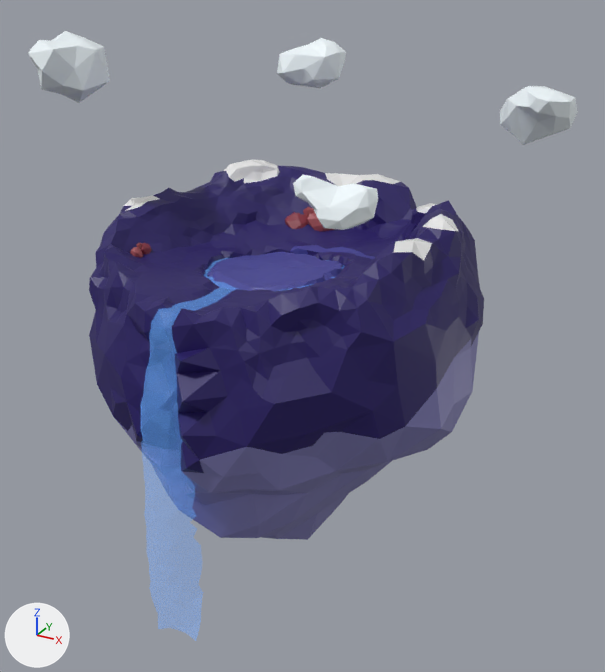
Before and after pictures for a commit that changed the glTF model public/assets/models/terrain.glb.
Before and after are seen from a 50 mm camera at (25.6, -43.3, 17.0) aimed at (0.7, 1.9, -5.6). The axes (+X, +Y, +Z) are drawn at lower left. The lights are the same throughout. Where no turn or scale is listed for an object, it has been applied to the vertices. Vertices at the same position are counted once.

In view in the first picture: 'Isla'.
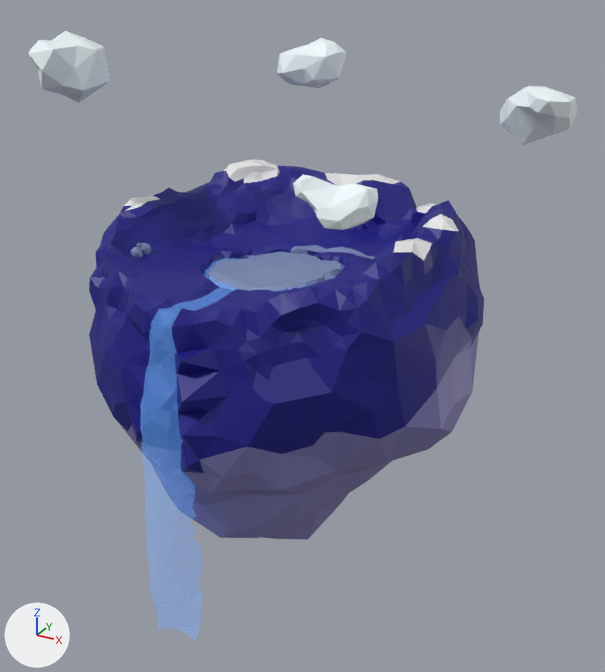
Commit message: changed terrain colors

Changed parts and their boxes [x1, y1, x2, y2] in the pictures (605 x 672 px):
```json
{"object": "Isla", "change": "recoloured, reshaped", "before": [28, 31, 578, 641], "after": [28, 31, 578, 641]}
{"part": 1, "of": "me_icosphere_003", "change": "deleted", "before": [307, 212, 335, 232]}
{"part": 2, "of": "me_icosphere_003", "change": "deleted", "before": [285, 212, 308, 229]}
{"part": 3, "of": "me_icosphere_003", "change": "deleted", "before": [303, 207, 314, 217]}
{"part": 4, "of": "me_icosphere_003", "change": "deleted", "before": [229, 256, 250, 259]}
{"part": 5, "of": "me_icosphere_003", "change": "recoloured", "before": [130, 242, 143, 258], "after": [130, 242, 143, 258]}
{"part": 6, "of": "me_icosphere_003", "change": "recoloured", "before": [140, 243, 152, 254], "after": [140, 243, 152, 254]}
```

Scene script edits in JSON lines:
```json
{"op": "set", "path": "mat_terreno_base.base_color", "old": "(0.0182, 0.00802, 0.125)", "new": "(0.00802, 0.00518, 0.216)", "note": "dark blue #251663 -> blue #161080"}
{"op": "set", "path": "mat_terreno___verde.base_color", "old": "(0.059, 0.0574, 0.3)", "new": "(0.198, 0.258, 0.451)", "note": "blue #454495 -> blue #7b8bb3"}
{"block": "me_icosphere_003", "where": "# used by ob_isla; location = (0.0, 0.17, -0.35)"}
{"block": "me_icosphere_003", "where": "# verts and faces of me_icosphere_003; kept vertices keep their numbers, new ones are numbered from 2855"}
{"block": "me_icosphere_003", "where": "# before: 856 (-4.2, 0.7, -0.5), 1347 (-3.0, 1.3, -0.2) at pixel (249, 257), 1370 (-2.9, 0.4, 0.0) at pixel (242, 259), 1437 (-4.0, -0.3, 0.0) at pixel (224, 259), 1444 (-3.9, 1.2, -0.4)"}
{"block": "me_icosphere_003", "where": "# before: 1462 (-3.8, 0.7, -0.1) at pixel (235, 257), 1464 (-3.6, 1.7, -0.3) at pixel (245, 255)"}
{"op": "remove", "block": "me_icosphere_003", "code": "me_icosphere_003.from_pydata(...)  # 2855 vertices, 5546 faces; spans x -15.3..16.3, y -12.0..15.6, z -23.6..13.8"}
{"op": "add", "block": "me_icosphere_003", "code": "me_icosphere_003.from_pydata(...)  # 2768 vertices, 5380 faces; spans x -15.3..16.3, y -12.0..15.6, z -23.6..13.8"}
{"block": "me_icosphere_003", "change": "me_icosphere_003 part 1: the loose piece of 40 vertices spanning x -2.3..0.3, y 6.7..9.1, z -0.5..1.7 is deleted"}
{"block": "me_icosphere_003", "change": "me_icosphere_003 part 2: the loose piece of 33 vertices spanning x -3.8..-1.6, y 6.1..8.0, z -0.2..1.5 is deleted"}
{"block": "me_icosphere_003", "change": "me_icosphere_003 part 3: the loose piece of 13 vertices spanning x -2.5..-1.4, y 7.4..8.0, z 0.9..1.9 is deleted"}
{"block": "me_icosphere_003", "change": "me_icosphere_003 part 4"}
{"op": "add", "block": "me_icosphere_003", "code": "delete_vertices([1462])  # with the faces that use them"}
{"block": "me_icosphere_003", "change": "me_icosphere_003 part 5: 160 faces spanning x -8.6..7.6, y -4.3..3.8, z 0.2..1.5 switch from mat_roca (brown #a04e54) to mat_terreno___verde (blue #7b8bb3)"}
{"block": "me_icosphere_003", "change": "me_icosphere_003 part 6: 93 faces spanning x -8.8..7.5, y -3.5..2.9, z 0.1..1.4 switch from mat_roca2 (red #86303f) to mat_terreno___verde (blue #7b8bb3)"}
```
